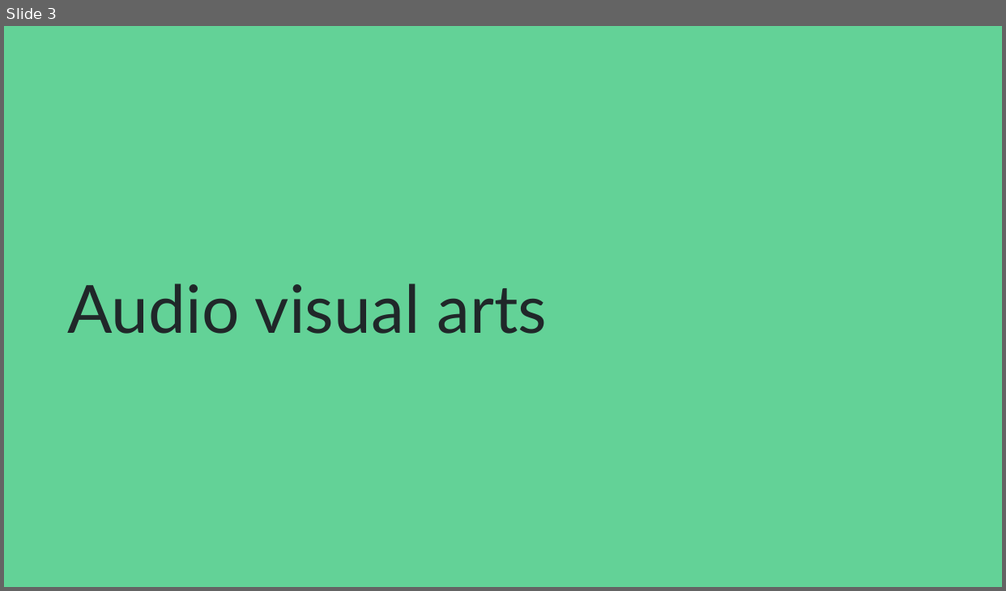
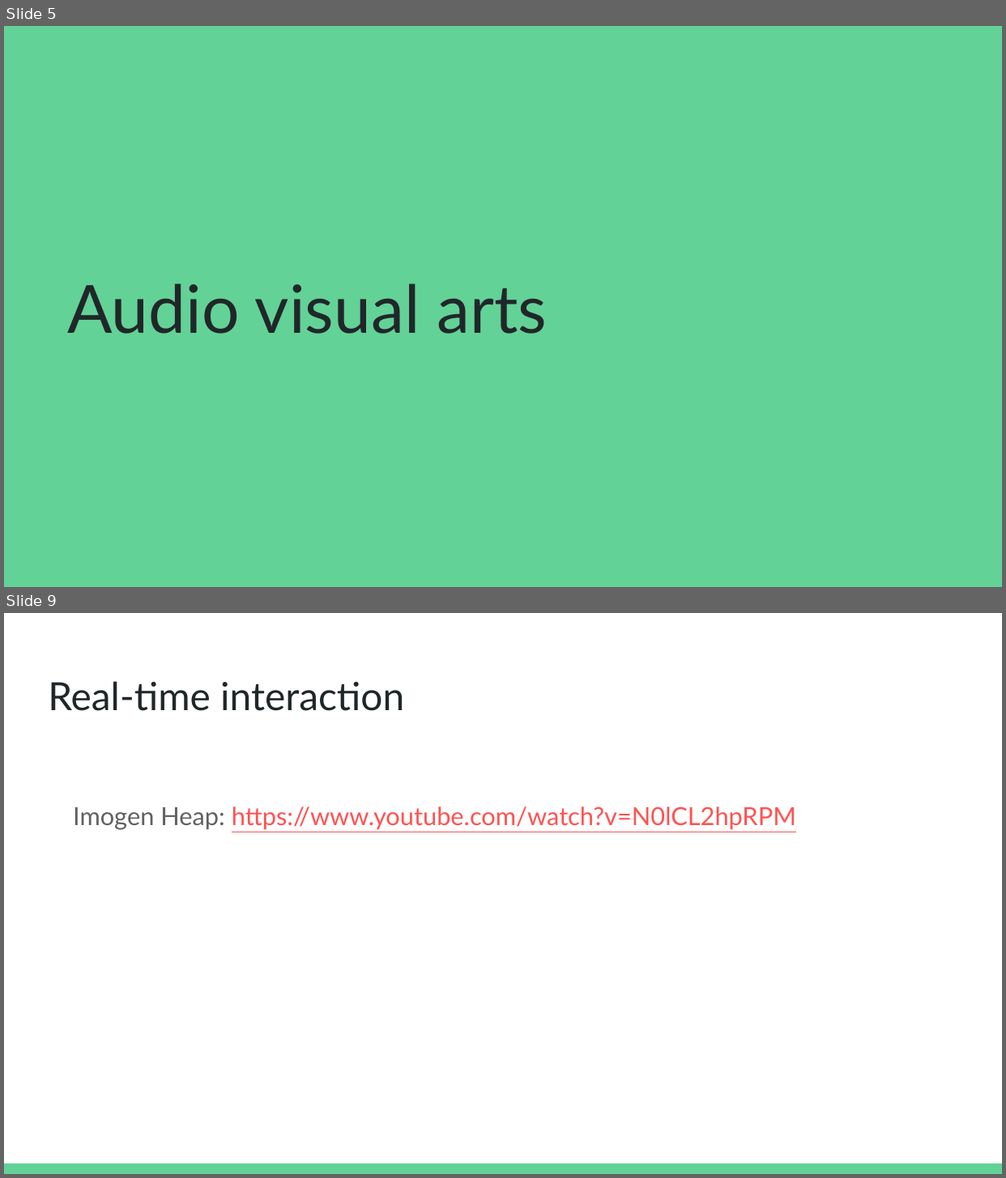
Before and after one commit to jbat100/sonosthesia-website, a slide deck: documents/presentation_2017.odp. Shown one above the other, each under a label of ours: slide 3 before the commit, slides 5 and 9 after it; the slides between them are not shown. The pictures are 1006x591 and 1006x1178 pixels, drawn with LibreOffice and Linux fonts; fonts in the diff are those of the drawing. Boxes give left, top, right and bottom in pixels: in the first picture for what was removed or moved away, otherwise in the second. Text is boxed around its words. In the diff, an @@ line names an element or a change of style, - is before the commit and + after.

```diff
--- a/documents/presentation_2017.odp
+++ b/documents/presentation_2017.odp
@@ slide 9 added at [4, 613, 1002, 1174], background #FFFFFF @@
@@ title added at [48, 681, 404, 711], 28 pt, text #202729 @@
+Real-time interaction
@@ text added at [73, 807, 796, 830], 18 pt, text #FF5252, underline @@
+Imogen Heap: https://www.youtube.com/watch?v=N0lCL2hpRPM
@@ rectangle added at [4, 1164, 1002, 1174], fill #63D297 @@
@@ what was slide 3 is now slide 5 @@
```
Also in this commit, not shown: 4 slides changed, 7 other slides added, 2 slides removed.
